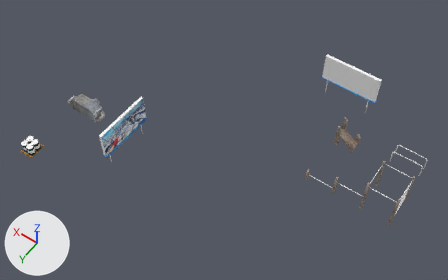
The OBJ model ProyectoFinalCG_2020-2/Models/David/detalles.obj, before and after one commit.
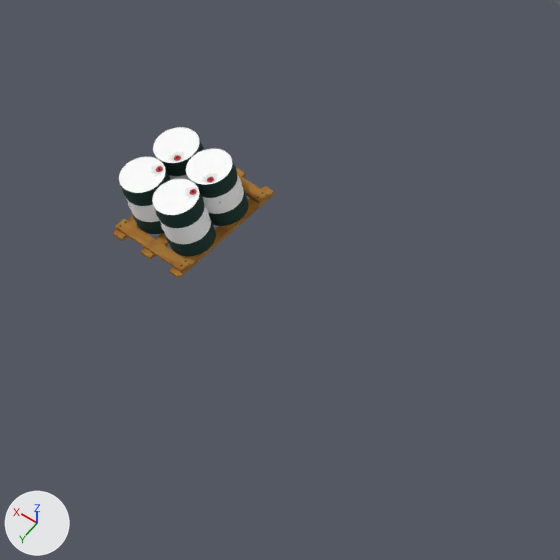
The first picture shows the older version from a camera (50 mm lens) standing at (-43.6, 46.4, 81.3) and looking at (-21.7, 15.8, 33.3). The close-ups show both versions on the part from 1% to 20% of the width and 42% to 72% of the height of that picture; other places that the commit changed are outside them. The lights are fixed; the arrows at lower left show +X, +Y and +Z. Where no turn or scale is listed for an object, it has been applied to the vertices.

Names of what the first close-up shows: 'Oil_Drums.001'.
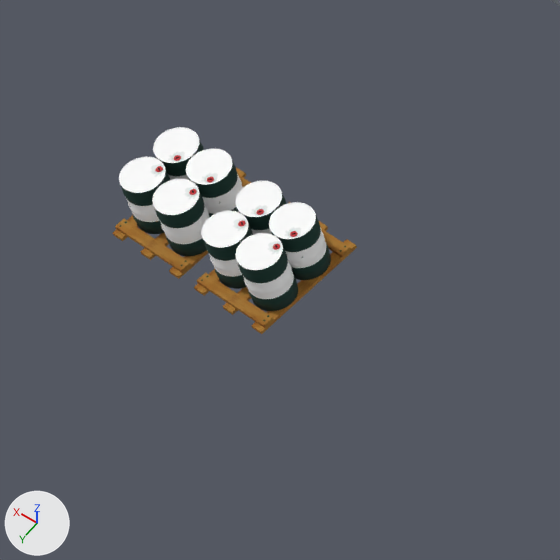
Pixel boxes (x1, y1, x2, y2) of what changed, in the close-ups (560 x 560 px):
'Oil_Drums.002', added: after (194, 181, 357, 334)

Edits to the bpy script that builds the scene:
```text
Add me_oil_drums_002:
    me_oil_drums_002.from_pydata(...)  # 1523 vertices, 3010 faces; spans x -8.38..-6.95, y 25.79..27.77, z 31.49..32.6
    me_oil_drums_002.materials.append(mat_material__0_001)  # picture img_texture_jpg
Add ob_oil_drums_002:
    ob_oil_drums_002 = bpy.data.objects.new('Oil_Drums.002', me_oil_drums_002)
    ob_oil_drums_002.location = (0.0, 0.0, 0.0)
```
